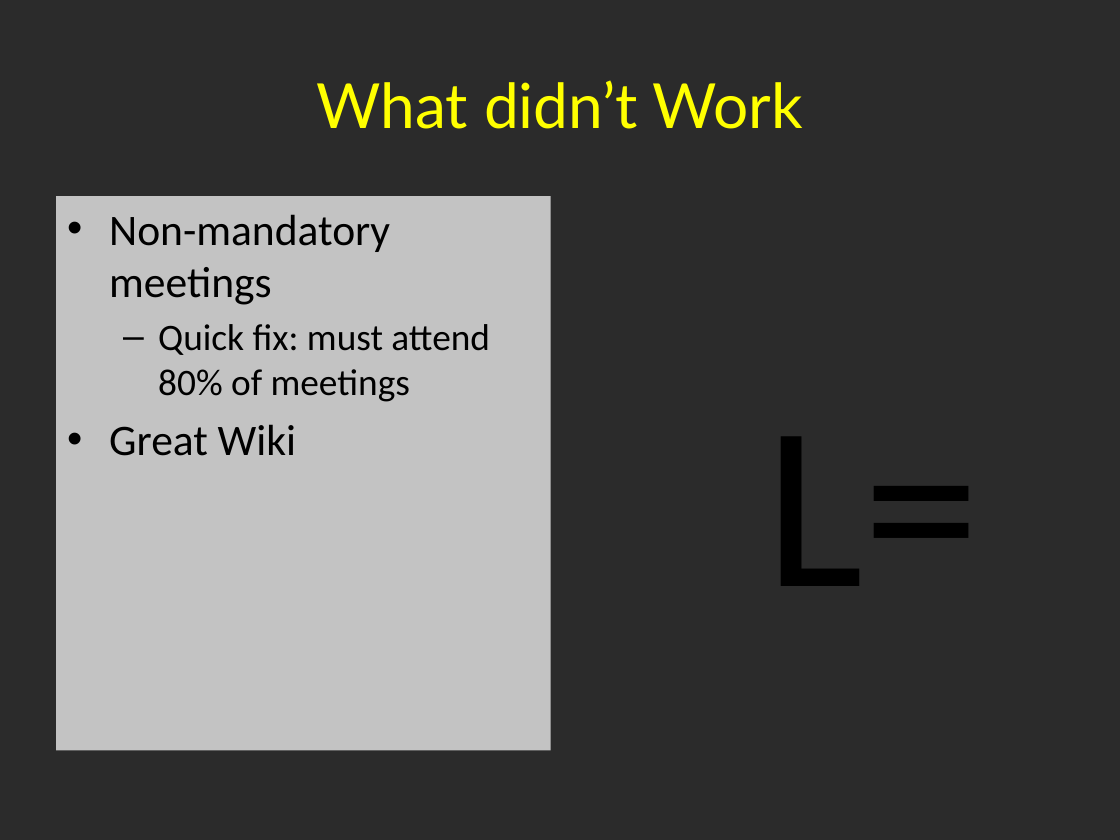
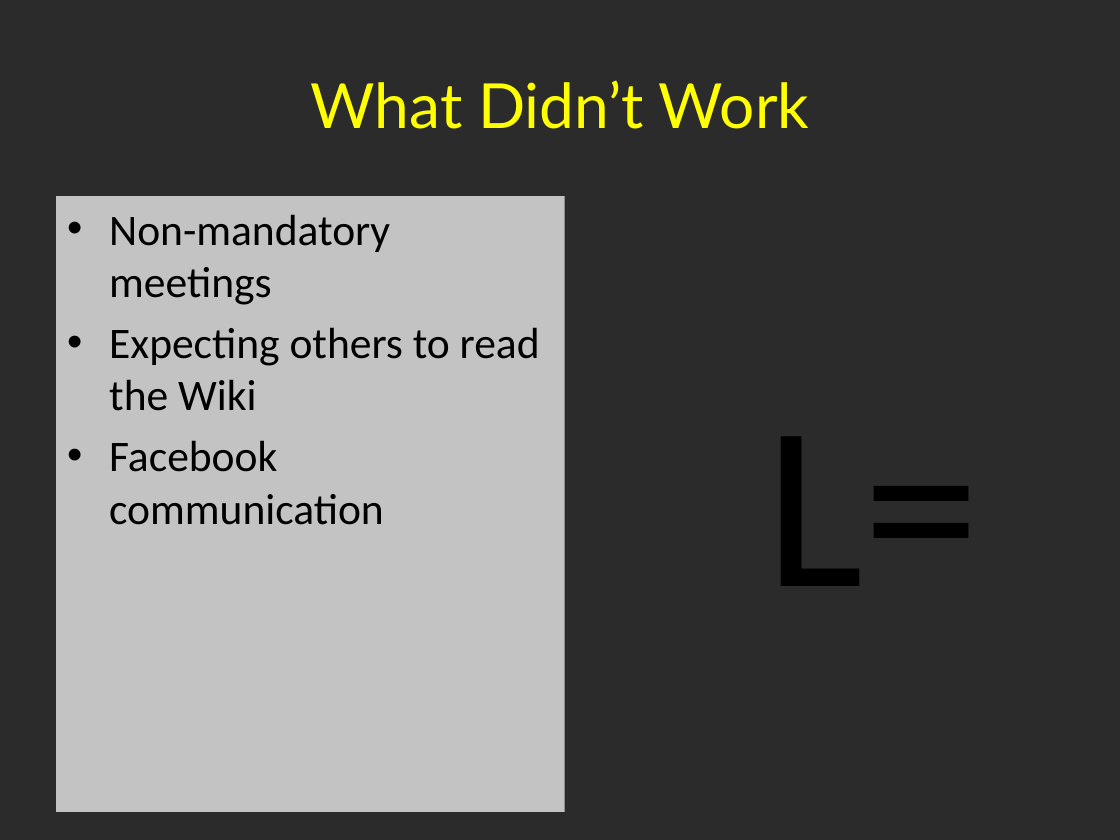
Before and after one commit to shalynnho/pokemonfactory, a slide deck: slide 5 of FactoryPresentation.pptx (slide 4 before the commit). Drawn at 1120x840 pixels with LibreOffice and Linux fonts; fonts in the diff are those of the drawing; background and template pictures are left out; a plain dark background stands for a picture behind light text. Boxes give left, top, right and bottom in pixels: in the first picture for what was removed or moved away, otherwise in the second. Text is boxed around its words. In the diff, an @@ line names an element or a change of style, - is before the commit and + after.

```diff
--- a/FactoryPresentation.pptx
+++ b/FactoryPresentation.pptx
@@ title at bbox=[311, 80, 809, 129]: text changed @@
-What didn’t Work
+What Didn’t Work
@@ text "Non-mandatory meetings": place and size @@
-text "Non-mandatory meetings" at bbox=[56, 196, 551, 750]
+text "Non-mandatory meetings" at bbox=[56, 196, 564, 812]
@@ text at bbox=[109, 327, 540, 525]: text changed; size 24 to 28 pt @@
-  – Quick fix: must attend 80% of meetings
-• Great Wiki
+• Expecting others to read the Wiki
+• Facebook communication
```
Also in this commit, not shown: 6 other slides changed.
